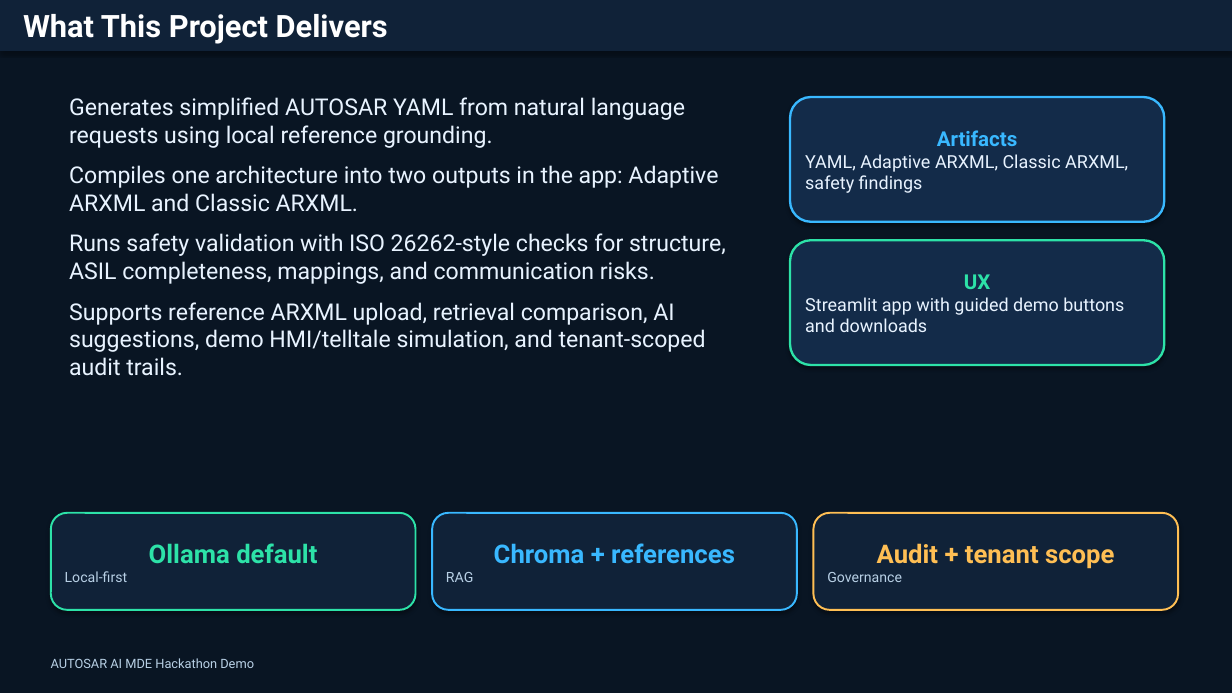
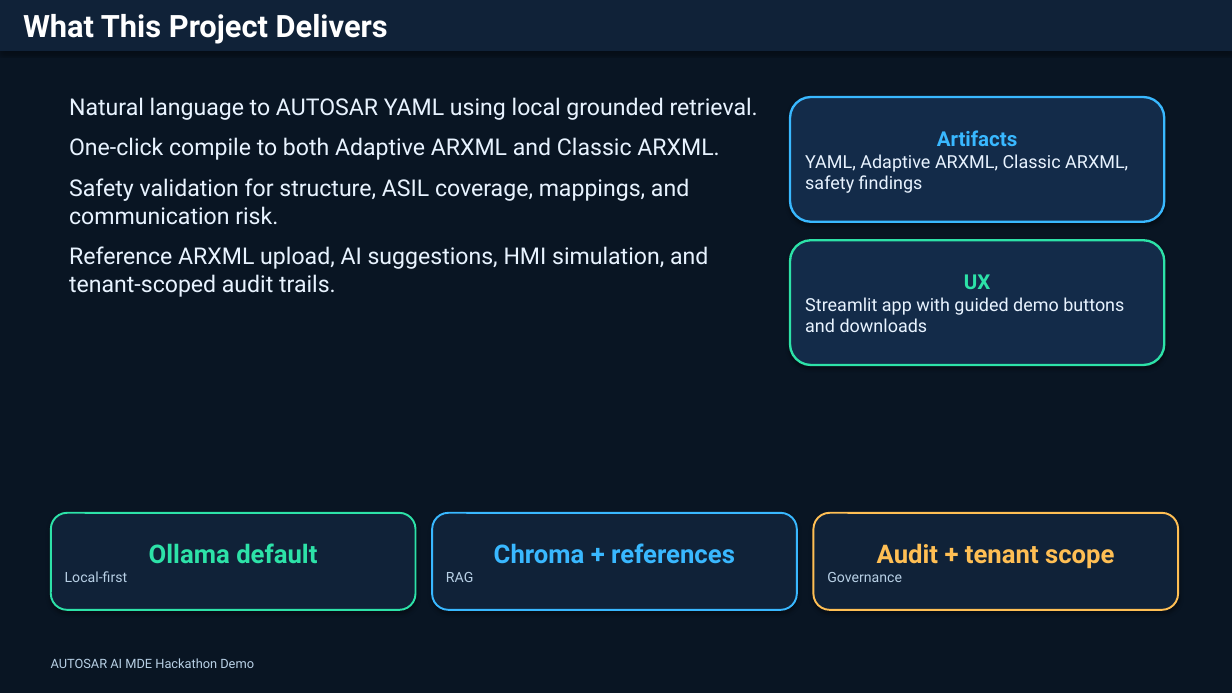
Before and after one commit to Arisfrl/autosarAI, a slide deck: slide 3 of AUTOSAR_AI_MDE_Hackathon_Demo.pptx. Drawn at 1232x693 pixels with LibreOffice and Linux fonts; fonts in the diff are those of the drawing. Boxes give left, top, right and bottom in pixels: in the first picture for what was removed or moved away, otherwise in the second. Text is boxed around its words. In the diff, an @@ line names an element or a change of style, - is before the commit and + after.

```diff
--- a/AUTOSAR_AI_MDE_Hackathon_Demo.pptx
+++ b/AUTOSAR_AI_MDE_Hackathon_Demo.pptx
@@ text at <box>69,97,758,297</box>: text changed @@
-Generates simplified AUTOSAR YAML from natural language requests using local reference grounding.
-Compiles one architecture into two outputs in the app: Adaptive ARXML and Classic ARXML.
-Runs safety validation with ISO 26262-style checks for structure, ASIL completeness, mappings, and communication risks.
-Supports reference ARXML upload, retrieval comparison, AI suggestions, demo HMI/telltale simulation, and tenant-scoped audit trails.
+Natural language to AUTOSAR YAML using local grounded retrieval.
+One-click compile to both Adaptive ARXML and Classic ARXML.
+Safety validation for structure, ASIL coverage, mappings, and communication risk.
+Reference ARXML upload, AI suggestions, HMI simulation, and tenant-scoped audit trails.
```
Also in this commit, not shown: 3 other slides changed, 2 slides added, 8 other files.
